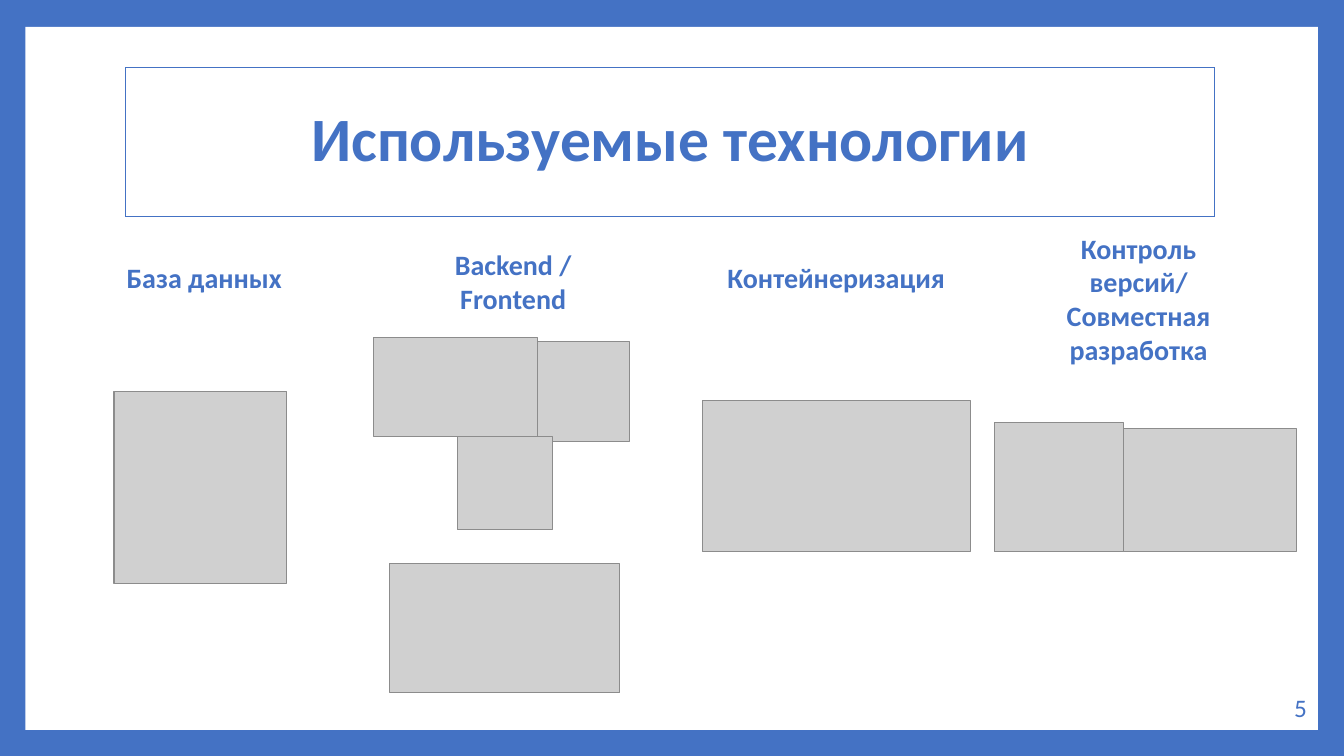
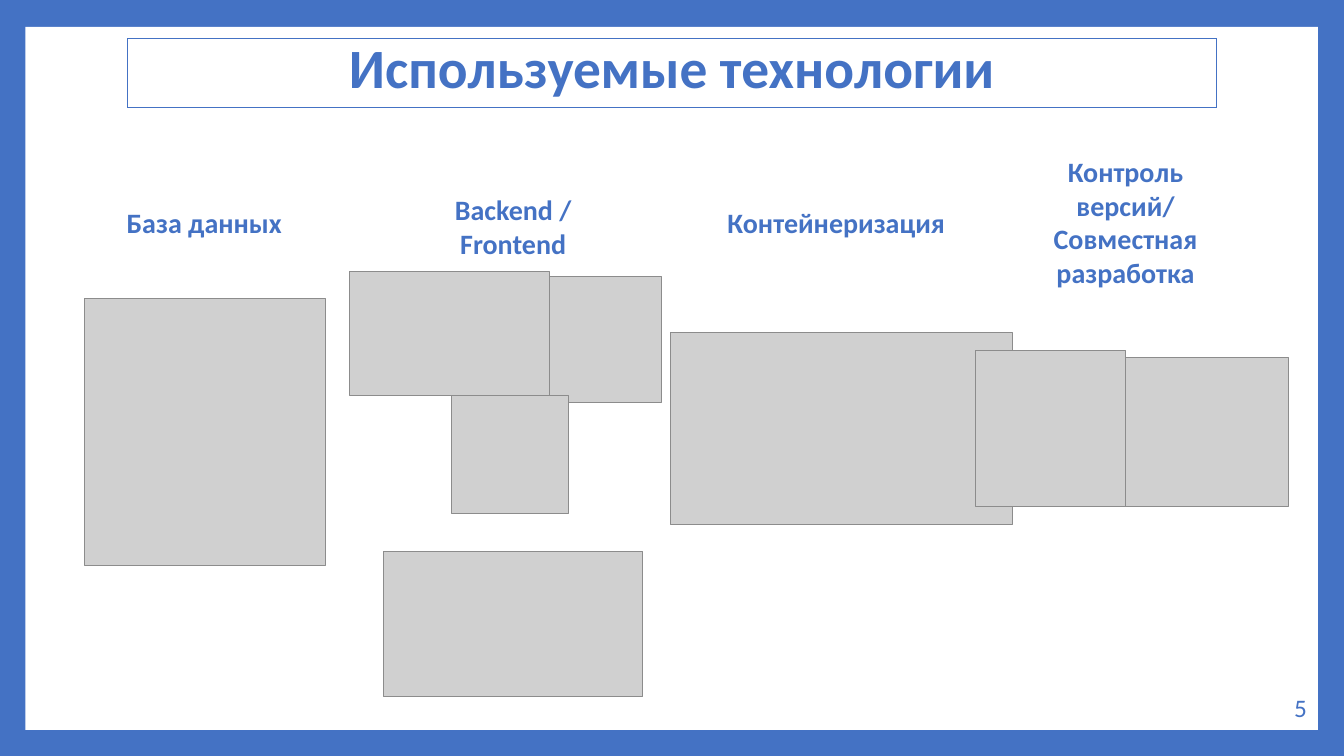
Before and after one commit to artem5438/my-first-repo2, a slide deck: slide 10 of docs/Пояснительные_материалы/Презентация_к_защите.pptx (slide 5 before the commit). Drawn at 1344x756 pixels with LibreOffice and Linux fonts; fonts in the diff are those of the drawing; grey boxes stand for pictures. Boxes give left, top, right and bottom in pixels: in the first picture for what was removed or moved away, otherwise in the second. Text is boxed around its words. In the diff, an @@ line names an element or a change of style, - is before the commit and + after.

```diff
--- a/docs/Пояснительные_материалы/Презентация_к_защите.pptx
+++ b/docs/Пояснительные_материалы/Презентация_к_защите.pptx
@@ rectangle "Используемые технологии": place and size @@
-rectangle "Используемые технологии" at [126, 68, 1215, 217]
+rectangle "Используемые технологии" at [128, 38, 1217, 108]
@@ rectangle "Используемые технологии" at [128, 38, 1217, 108]: size 44 to 39.6 pt; line spacing 0.9 to 0.8; title to rectangle @@
@@ text "Контроль версий/": place and size @@
-text "Контроль версий/" at [1067, 241, 1211, 365]
+text "Контроль версий/" at [1054, 164, 1198, 288]
@@ 3 texts: place and size @@
-3 texts at [127, 255, 944, 309]
+3 texts at [127, 200, 944, 254]
@@ picture: place and size @@
-picture at [114, 391, 287, 584]
+picture at [85, 298, 326, 566]
@@ picture: place and size @@
-picture at [373, 338, 536, 437]
+picture at [350, 272, 549, 396]
@@ picture: place and size @@
-picture at [494, 342, 630, 442]
+picture at [496, 276, 661, 402]
@@ picture: place and size @@
-picture at [703, 401, 971, 553]
+picture at [670, 333, 1012, 525]
@@ picture: place and size @@
-picture at [994, 422, 1123, 552]
+picture at [976, 350, 1126, 506]
@@ picture: place and size @@
-picture at [1078, 429, 1297, 552]
+picture at [1107, 357, 1289, 506]
@@ picture: place and size @@
-picture at [457, 437, 553, 530]
+picture at [452, 395, 569, 513]
@@ picture: place and size @@
-picture at [390, 564, 620, 693]
+picture at [383, 552, 643, 698]
```
Also in this commit, not shown: 11 other slides changed, 6 slides added, 2 slides removed, 10 other files.
